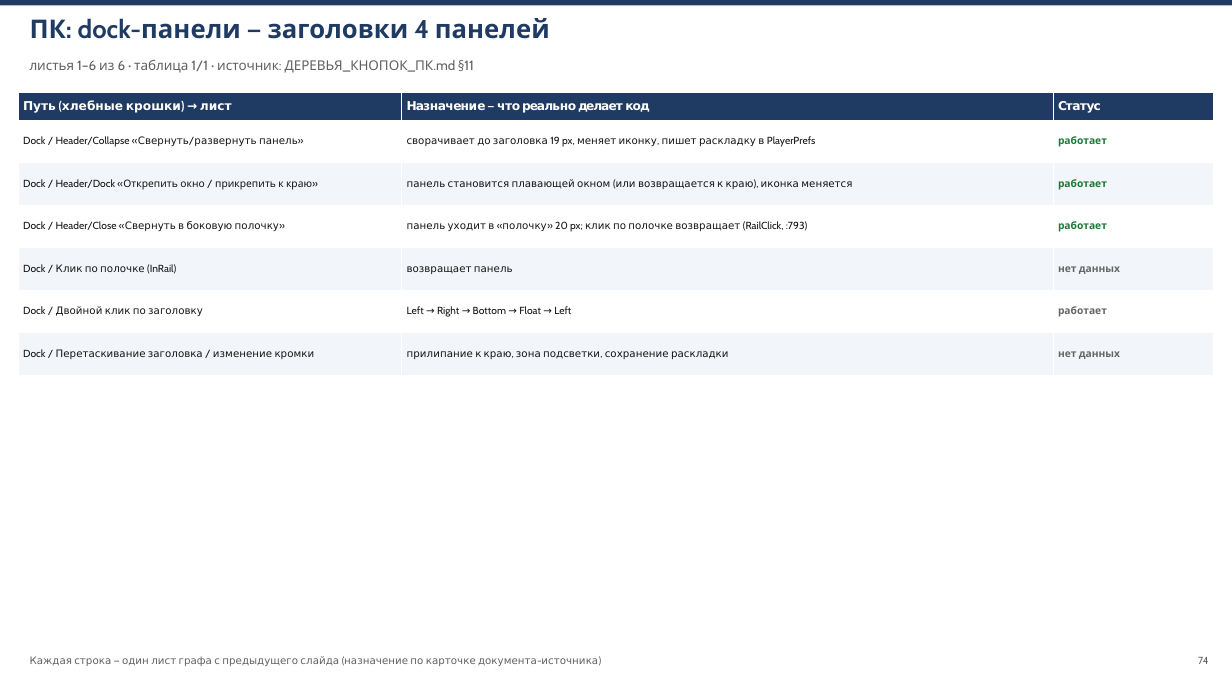
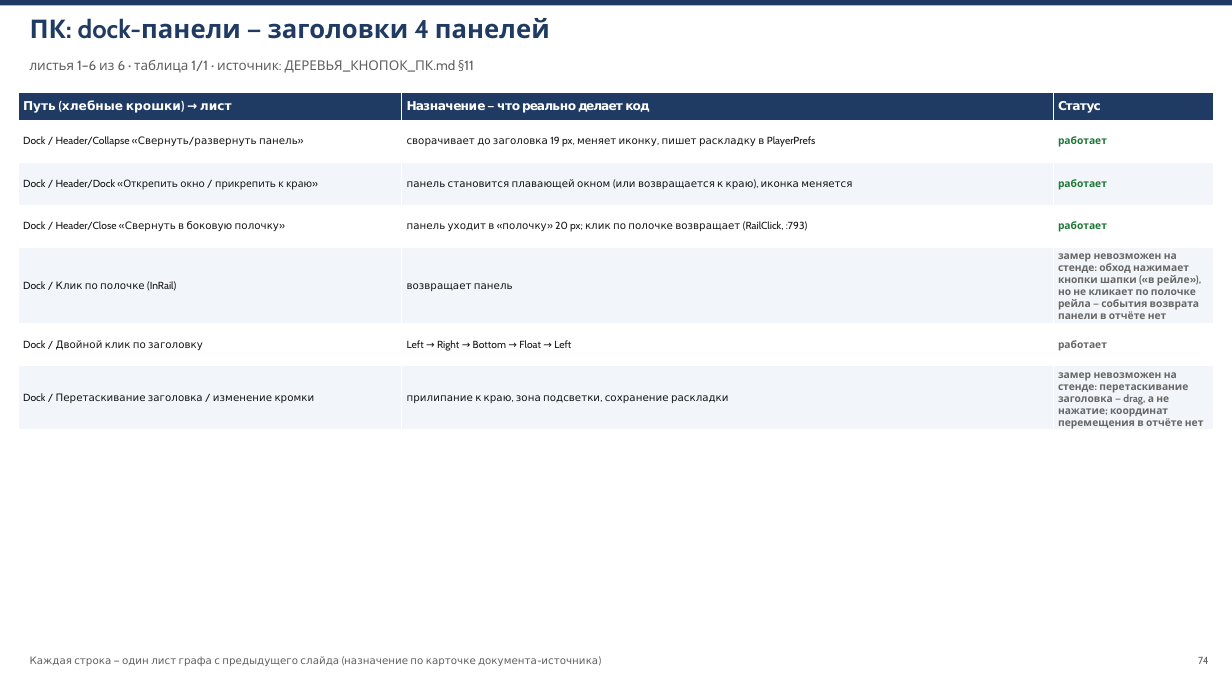
Before and after one commit to V1iktorK/KazistovVv, a slide deck: slide 74 of Docs/КОНСПЕКТ_КНОПОК.pptx. Drawn at 1232x693 pixels with LibreOffice and Linux fonts; fonts in the diff are those of the drawing. Boxes give left, top, right and bottom in pixels: in the first picture for what was removed or moved away, otherwise in the second. Text is boxed around its words. In the diff, an @@ line names an element or a change of style, - is before the commit and + after.

Commit message:
кампания «каждый листочек путеводителя закрыт», волна 4 (документы): 22 листа закрыты (13 замером самопрогона 17.11 — AR 454 элемента/0 провалов, VR+MR 17.11, MR-чистое состояние; 9 тестами), 60 получили честную причину «замер невозможен на стенде» (+1 частично), снято с CSV, осталось 273

```diff
--- a/Docs/КОНСПЕКТ_КНОПОК.pptx
+++ b/Docs/КОНСПЕКТ_КНОПОК.pptx
@@ table at (x1=18, y1=92, x2=1214, y2=433) @@
-row 5, column 3: нет данных
+row 5, column 3: замер невозможен на стенде: обход нажимает кнопки шапки («в рейле»), но не кликает по полочке рейла — события возврата панели в отчёте нет
-row 7, column 3: нет данных
+row 7, column 3: замер невозможен на стенде: перетаскивание заголовка — drag, а не нажатие; координат перемещения в отчёте нет
```
Also in this commit, not shown: 19 other slides changed, 1 other file.
